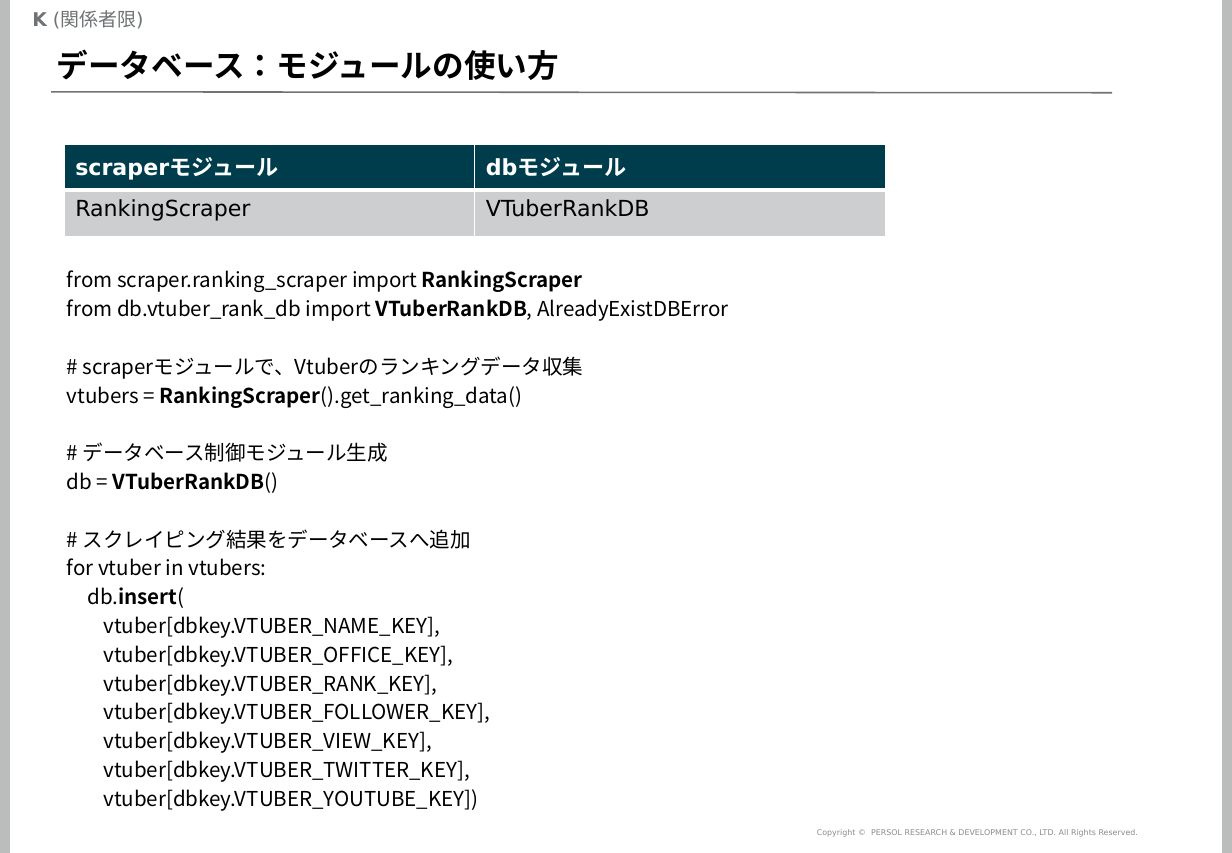
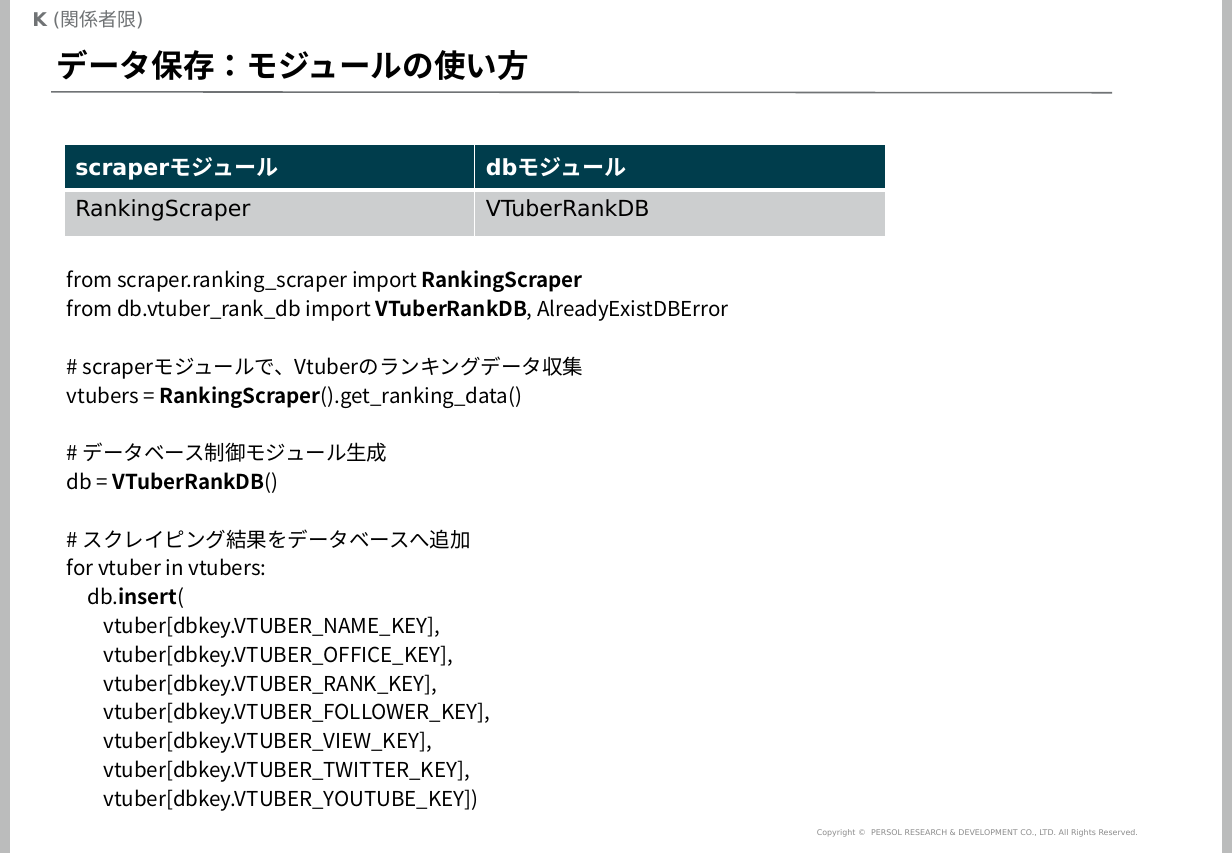
Before and after one commit to mogrodown/python_session, a slide deck: slide 47 of doc/python中級講座_2020.pptx. Drawn at 1232x853 pixels with LibreOffice and Linux fonts; fonts in the diff are those of the drawing; background and template pictures are left out. Boxes give left, top, right and bottom in pixels: in the first picture for what was removed or moved away, otherwise in the second. Text is boxed around its words. In the diff, an @@ line names an element or a change of style, - is before the commit and + after.

```diff
--- a/doc/python中級講座_2020.pptx
+++ b/doc/python中級講座_2020.pptx
@@ title at [57, 49, 529, 80]: text changed @@
-データベース：モジュールの使い方
+データ保存：モジュールの使い方
```
Also in this commit, not shown: 10 other slides changed, 1 slide added, 1 slide removed, 2 other files.
